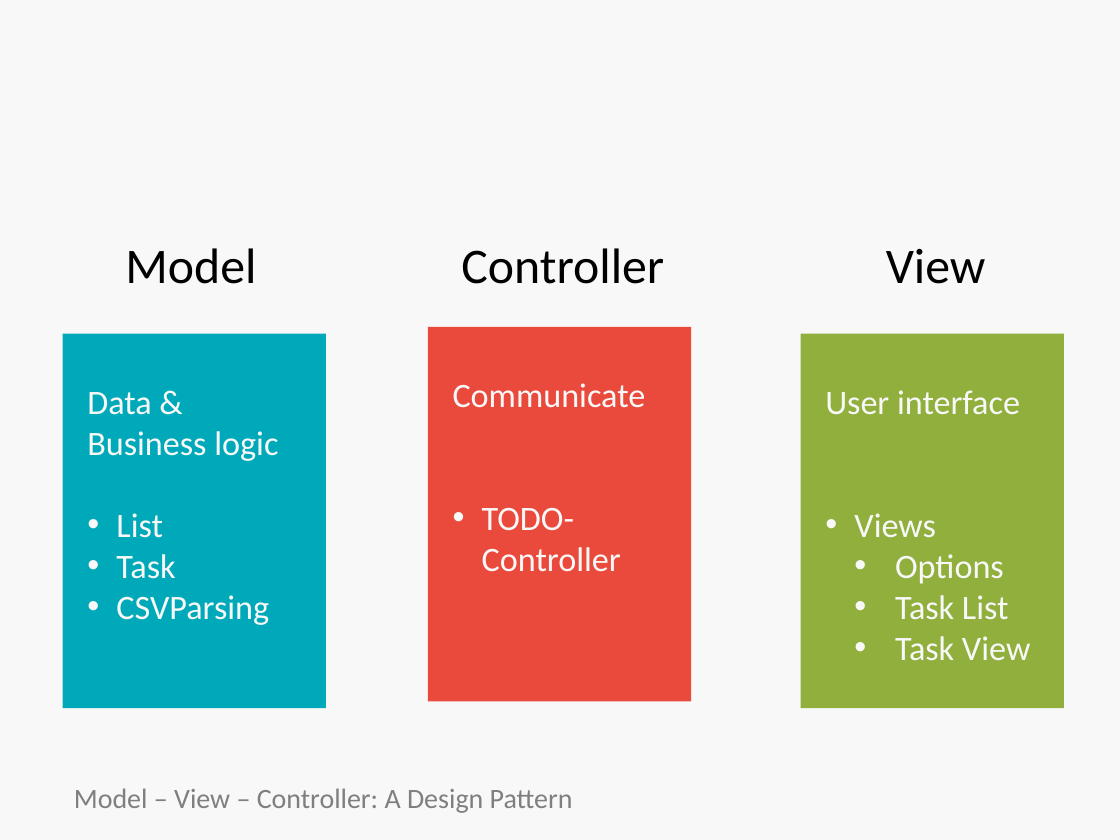
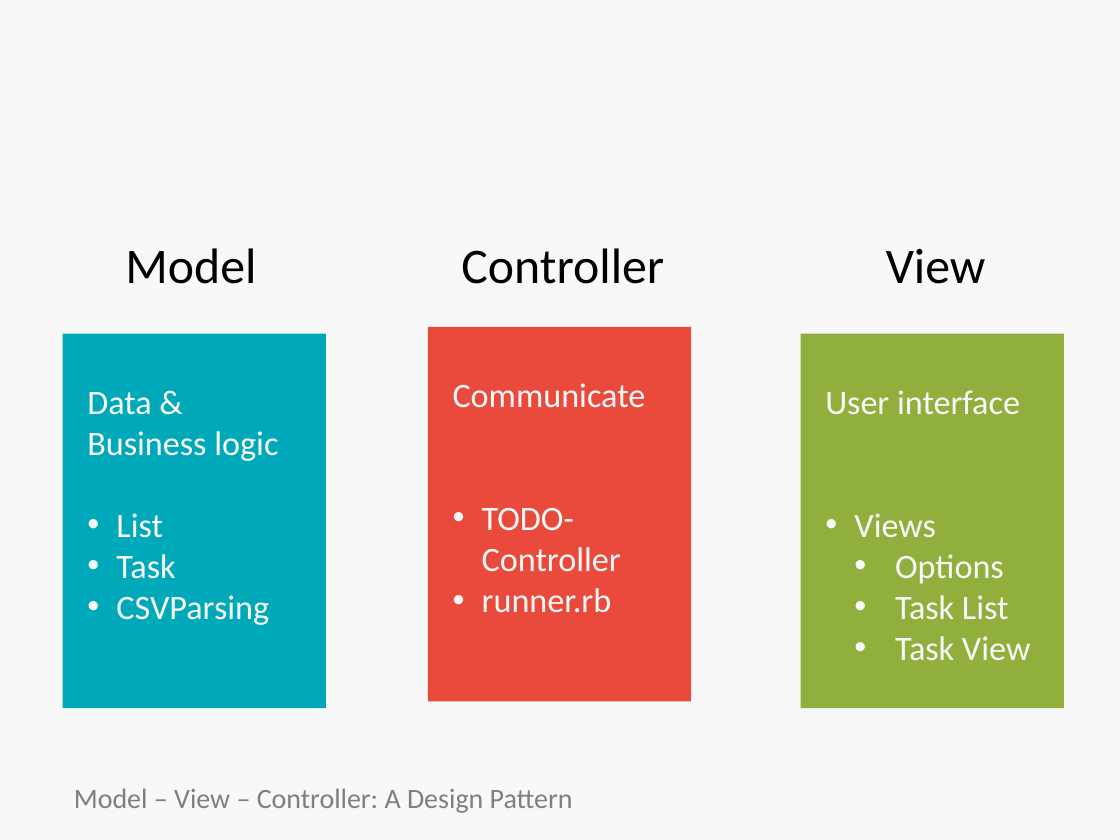
Before and after one commit to bootcoder/lectures, a slide deck: slide 24 of 1phase/ruby-mvc-single-res/HT-MVC.pptx (slide 23 before the commit). Drawn at 1120x840 pixels with LibreOffice and Linux fonts; fonts in the diff are those of the drawing; background and template pictures are left out. Boxes give left, top, right and bottom in pixels: in the first picture for what was removed or moved away, otherwise in the second. Text is boxed around its words. In the diff, an @@ line names an element or a change of style, - is before the commit and + after.

```diff
--- a/1phase/ruby-mvc-single-res/HT-MVC.pptx
+++ b/1phase/ruby-mvc-single-res/HT-MVC.pptx
@@ text in rectangle at bbox=[482, 588, 612, 612]: paragraph added @@
+• runner.rb
```
Also in this commit, not shown: 3 other slides changed, 2 slides added.
